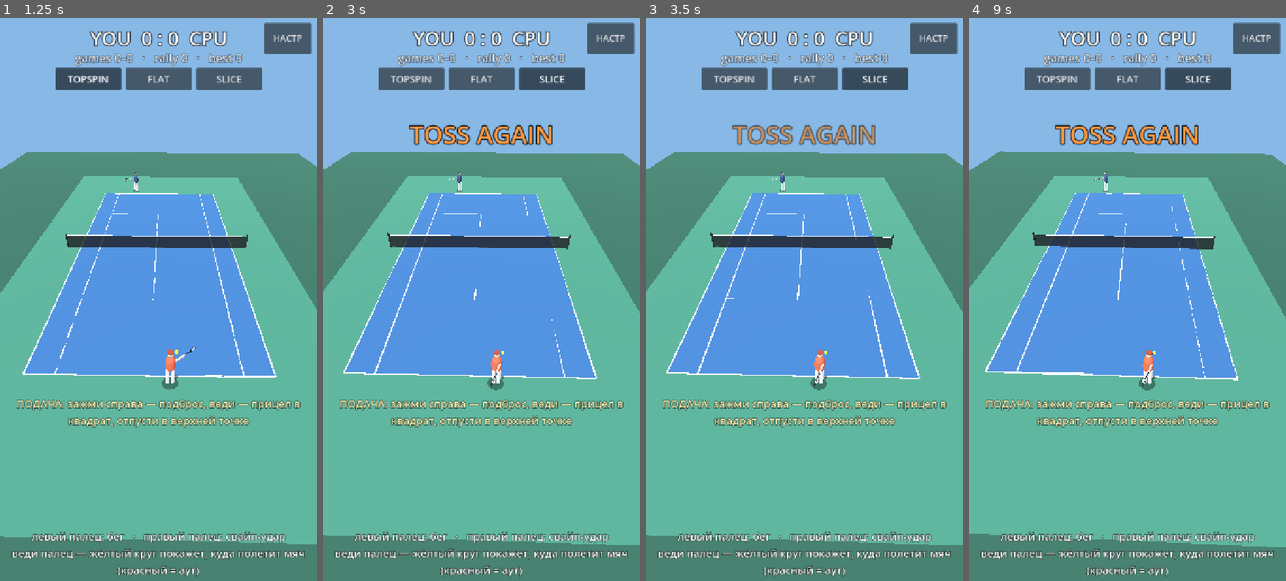
Above: before the commit, frames 1-4 (left to right).
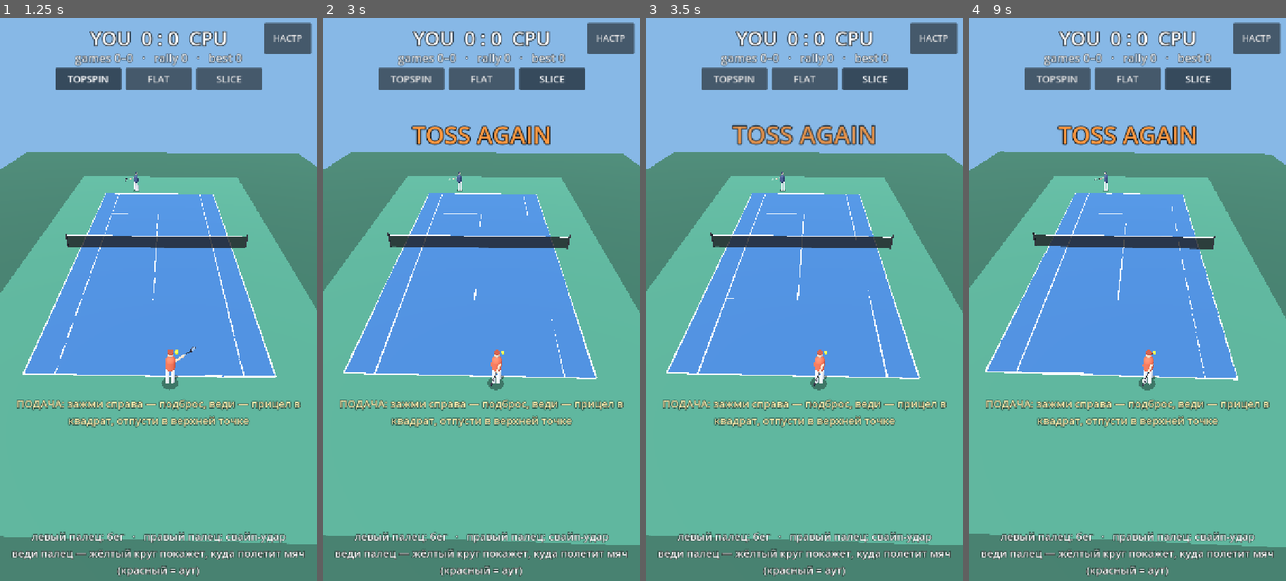
Above: after the commit, the same moments.

Repository: raqavifeb155-lgtm/tennisisi
Game: Godot game, scene res://scenes/main.tscn
The game is run twice, just before and just after one commit, with the same random seed, the same clock (stepped at 60 frames per second) and the same inputs.
Inputs (mouse positions are in pixels of both pictures, inside the frame that each line leads up to):
- Up to frame 1 (1.25 s): click "TOPSPIN" at 0.5 s
- Up to frame 2 (3 s): move the mouse to (551, 271) at 1.27 s; hold D 1.28-2 s; click (551, 271) at 1.42 s; click "FLAT" at 2 s; click "SLICE" at 2.75 s
- Up to frame 3 (3.5 s): no input
- Up to frame 4 (9 s): drag from (1064, 327) to (1111, 412) at 3.52 s; move the mouse to (1159, 175) at 4.27 s; hold D 4.28-5 s; drag from (1111, 412) to (1032, 215) at 5.02 s; move the mouse to (1222, 383) at 5.77 s; hold A 5.78-6.5 s; drag from (1032, 215) to (1079, 158) at 6.52 s; move the mouse to (1143, 299) at 7.27 s; hold S 7.28-8 s; click (1143, 299) at 7.42 s; drag from (1079, 158) to (1064, 327) at 8.02 s; move the mouse to (1197, 271) at 8.77 s; hold W from 8.78 s (still down)

Frame 1 is identical in both runs. In frame 2, 1.0% of the frame differs, in the area x 27-73%, y 18-23%; in frame 3, 0.7%; in frame 4, 1.0%.

Commit message:
Give the serve toss a little more hang time
Co-Authored-By: Claude Opus 5.5 <noreply@anthropic.com>
Claude-Session: https://claude.ai/code/session_017xpmu4SHJCUmomTaLARHZj

Diff:
--- a/scripts/main.gd
+++ b/scripts/main.gd
@@ -15,7 +15,7 @@
 const CPU_HOME := Vector3(0.0, 0.0, -12.6)
 const PLAYER_AREA := Rect2(-9.0, 0.6, 18.0, 17.0)
 const CPU_AREA := Rect2(-9.0, -17.6, 18.0, 17.0)
-const TOSS_SPEED := 5.2         # m/s straight up from the hand
+const TOSS_SPEED := 5.6         # m/s straight up from the hand
 const TOSS_HAND_H := 1.5
 const SERVE_CONTACT_H := 2.62   # ideal contact: on the way down, just below the apex
 const COLOR_GOOD := Color(1, 1, 1)
Not shown, changed: build/web/index.pck
